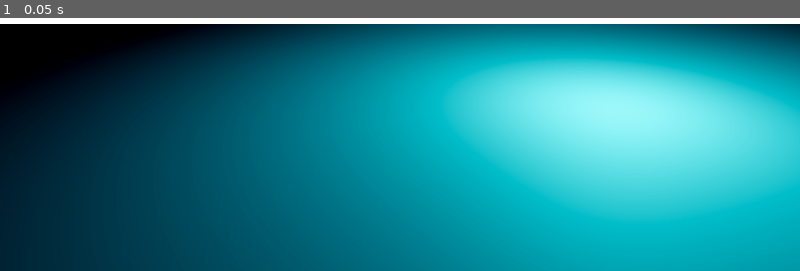
Above: before the commit, frame 1.
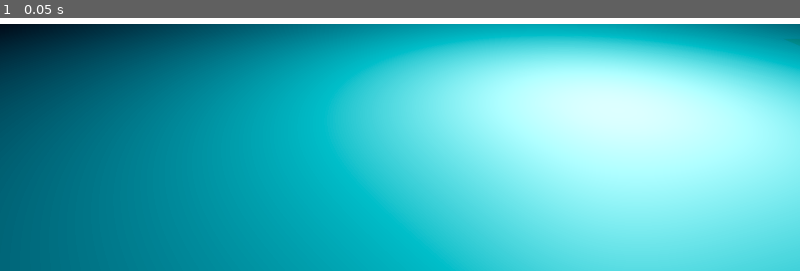
Above: after the commit, the same moment.

Repository: Chucotka/Skeleton-City-Cyber-Rebirth
Game: Godot game, scene res://scenes/levels/prologue_lab.tscn
Two runs of this game, one before a commit and one after it. Both use one fixed random seed, a clock stepped at 60 frames per second and the inputs below.
Inputs:
- Up to frame 1 (0.05 s): no input

The runs differ from the first frame. In frame 1, 98% of the frame differs, in the area x 0-100%, y 2-100%.

Commit message:
feat: establish HD-2D foundation and Prologue Lab scene
- Implement PlayerController with Z-axis locking and RayCast interaction.
- Create base Interactable class and Terminal prefab.
- Set up cinematic environment with Volumetric Fog and Neon Lighting.
- Define project strategy for HD-2D technical approach.
- Map interaction inputs and configure Forward Plus renderer.

Co-authored-by: Chucotka <196717376+Chucotka@users.noreply.github.com>

Diff:
--- a/resources/environment.tres
+++ b/resources/environment.tres
@@ -9,6 +9,6 @@
 sdfgi_enabled = true
 glow_enabled = true
 volumetric_fog_enabled = true
-volumetric_fog_density = 0.05
+volumetric_fog_density = 0.1
 volumetric_fog_albedo = Color(0.1, 0.1, 0.15, 1)
 volumetric_fog_emission = Color(0.05, 0.05, 0.1, 1)
--- a/scenes/levels/prologue_lab.tscn
+++ b/scenes/levels/prologue_lab.tscn
@@ -2,6 +2,7 @@
 
 [ext_resource type="Environment" path="res://resources/environment.tres" id="1_env"]
 [ext_resource type="Script" path="res://scripts/player/player_controller.gd" id="2_player"]
+[ext_resource type="PackedScene" path="res://scenes/prefabs/terminal.tscn" id="3_terminal"]
 
 [sub_resource type="CapsuleShape3D" id="CapsuleShape3D_1"]
 radius = 0.5
@@ -20,8 +21,8 @@
 [node name="NeonLight" type="OmniLight3D" parent="."]
 transform = Transform3D(1, 0, 0, 0, 1, 0, 0, 0, 1, 3, 2, 0)
 light_color = Color(0, 1, 1, 1)
-light_energy = 5.0
-omni_range = 10.0
+light_energy = 10.0
+omni_range = 15.0
 shadow_enabled = true
 
 [node name="Floor" type="CSGBox3D" parent="."]
@@ -44,6 +45,9 @@
 [node name="InteractionRay" type="RayCast3D" parent="Player"]
 target_position = Vector3(2, 0, 0)
 
+[node name="Terminal" parent="." instance=ExtResource("3_terminal")]
+transform = Transform3D(1, 0, 0, 0, 1, 0, 0, 0, 1, 8, 1, 0)
+
 [node name="Camera3D" type="Camera3D" parent="."]
 transform = Transform3D(1, 0, 0, 0, 0.965926, 0.258819, 0, -0.258819, 0.965926, 0, 3, 8)
 current = true
--- /dev/null
+++ b/scenes/prefabs/terminal.tscn
@@ -0,0 +1,26 @@
+[gd_scene load_steps=5 format=3]
+
+[ext_resource type="Script" path="res://scripts/environment/terminal.gd" id="1_script"]
+
+[sub_resource type="BoxShape3D" id="BoxShape3D_1"]
+size = Vector3(1, 2, 1)
+
+[sub_resource type="BoxMesh" id="BoxMesh_1"]
+size = Vector3(1, 2, 1)
+
+[sub_resource type="StandardMaterial3D" id="StandardMaterial3D_1"]
+albedo_color = Color(0.2, 0.2, 0.2, 1)
+emission_enabled = true
+emission = Color(0, 0.5, 0.5, 1)
+emission_energy_multiplier = 2.0
+
+[node name="Terminal" type="StaticBody3D"]
+transform = Transform3D(1, 0, 0, 0, 1, 0, 0, 0, 1, 5, 1, 0)
+script = ExtResource("1_script")
+
+[node name="CollisionShape3D" type="CollisionShape3D" parent="."]
+shape = SubResource("BoxShape3D_1")
+
+[node name="MeshInstance3D" type="MeshInstance3D" parent="."]
+mesh = SubResource("BoxMesh_1")
+surface_material_override/0 = SubResource("StandardMaterial3D_1")
--- a/scripts/player/player_controller.gd
+++ b/scripts/player/player_controller.gd
@@ -1,7 +1,7 @@
 extends CharacterBody3D
 
 ## HD-2D Player Controller for Skeleton City: Cyber Rebirth
-## Handles 2D movement in a 3D environment.
+## Handles 2D movement in a 3D environment for the Mechanized Skeleton protagonist.
 
 @export_group("Movement")
 @export var speed: float = 5.0
@@ -14,6 +14,8 @@
 
 @onready var sprite: Sprite3D = $Sprite3D
 @onready var interaction_ray: RayCast3D = $InteractionRay
+
+signal interaction_triggered(interactable: Node)
 
 # Get the gravity from the project settings to be synced with RigidBody nodes.
 var gravity: float = ProjectSettings.get_setting("physics/3d/default_gravity")
@@ -66,6 +68,7 @@
 
 			if interactable:
 				interactable.interact()
+				interaction_triggered.emit(interactable)
 				print("Interacted with: ", interactable.name)
 			else:
 				print("Object in range but not interactable: ", collider.name)
